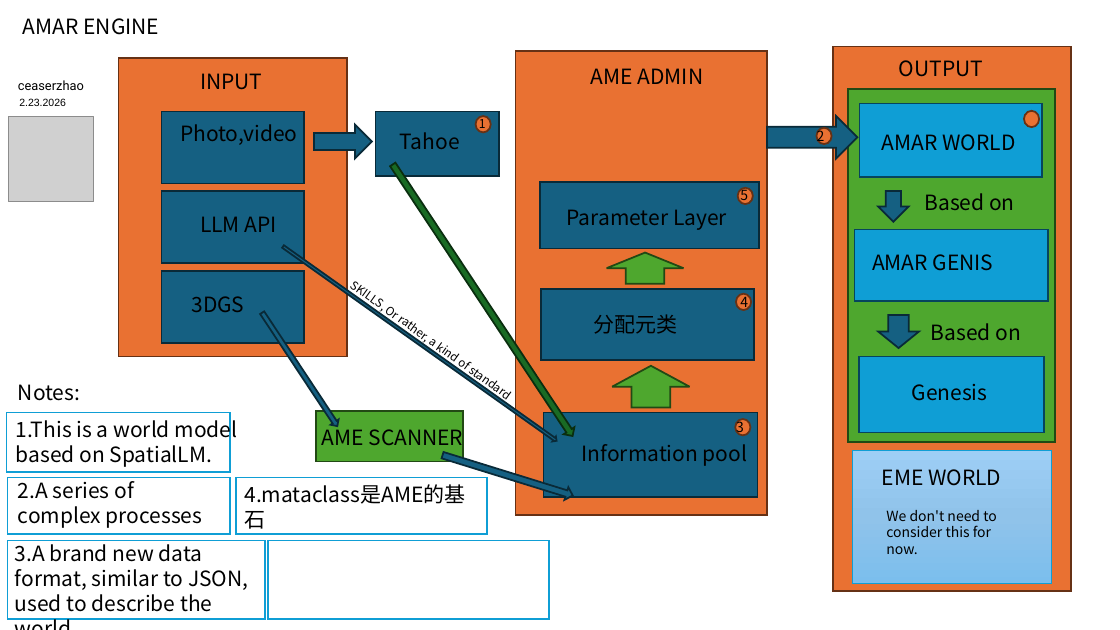
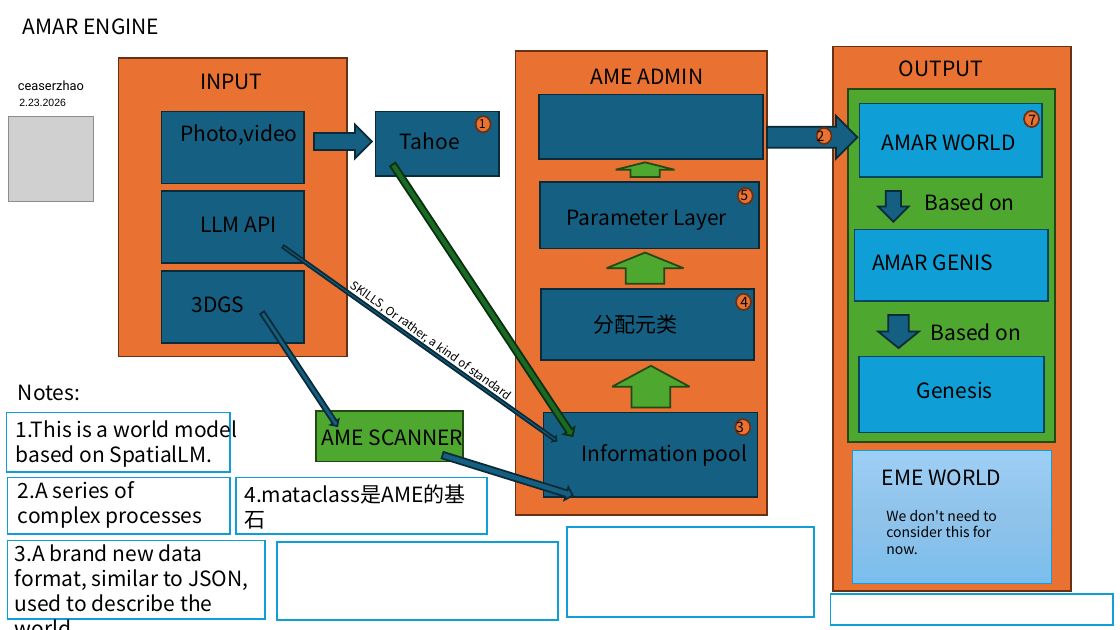
Before and after one commit to Oasis-Company/AMAR-Engine, a slide deck: slide 1 of docs/overview.pptx. Drawn at 1120x630 pixels with LibreOffice and Linux fonts; fonts in the diff are those of the drawing; grey boxes stand for pictures. Boxes give left, top, right and bottom in pixels: in the first picture for what was removed or moved away, otherwise in the second. Text is boxed around its words. In the diff, an @@ line names an element or a change of style, - is before the commit and + after.

```diff
--- a/docs/overview.pptx
+++ b/docs/overview.pptx
@@ rectangle added at box(539, 94, 763, 159), fill #156082, outline #092A39 1.5 pt @@
@@ text added at box(1028, 112, 1036, 130), 12 pt, text #000000 @@
+7
@@ down arrow added at box(616, 162, 675, 177), fill #4EA72E, outline #224914 1.5 pt @@
@@ text "Genesis": place and size @@
-text "Genesis" at box(912, 384, 988, 401)
+text "Genesis" at box(917, 382, 993, 399)
@@ rectangle added at box(567, 528, 814, 618), fill #FFFFFF, outline #0F9ED5 1.5 pt @@
@@ rectangle: place and size @@
-rectangle at box(268, 540, 549, 618)
+rectangle at box(277, 542, 559, 620)
@@ rectangle added at box(831, 595, 1114, 625), fill #FFFFFF, outline #0F9ED5 1.5 pt @@
```
